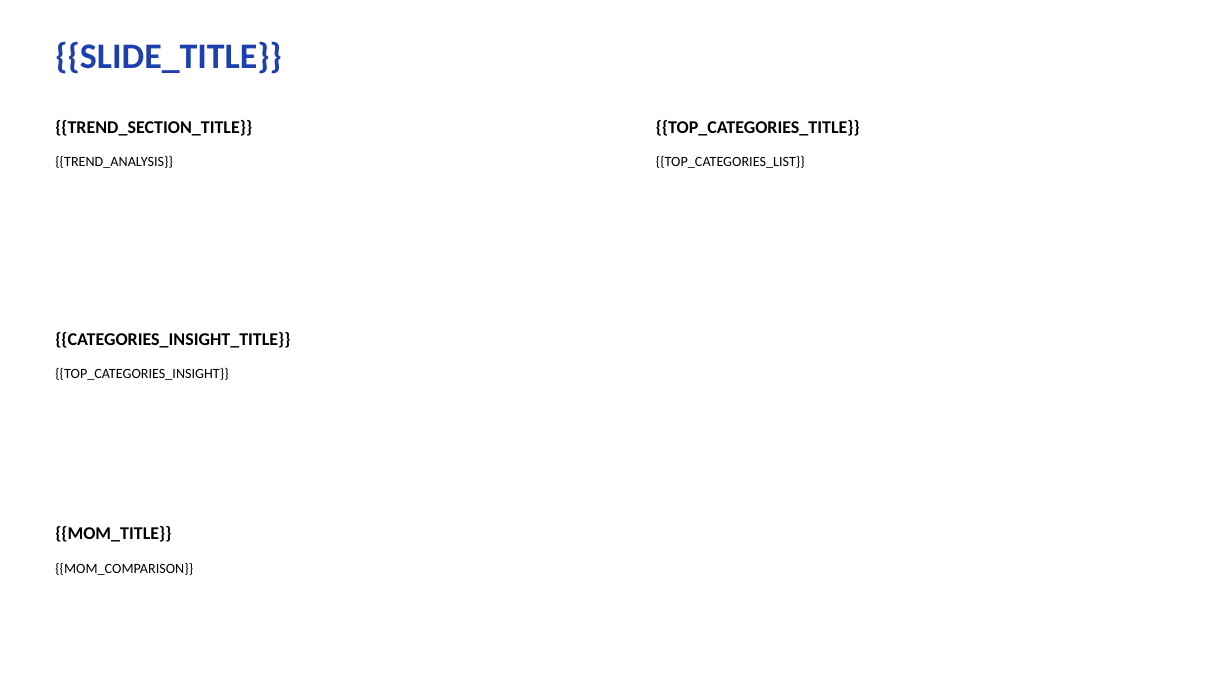
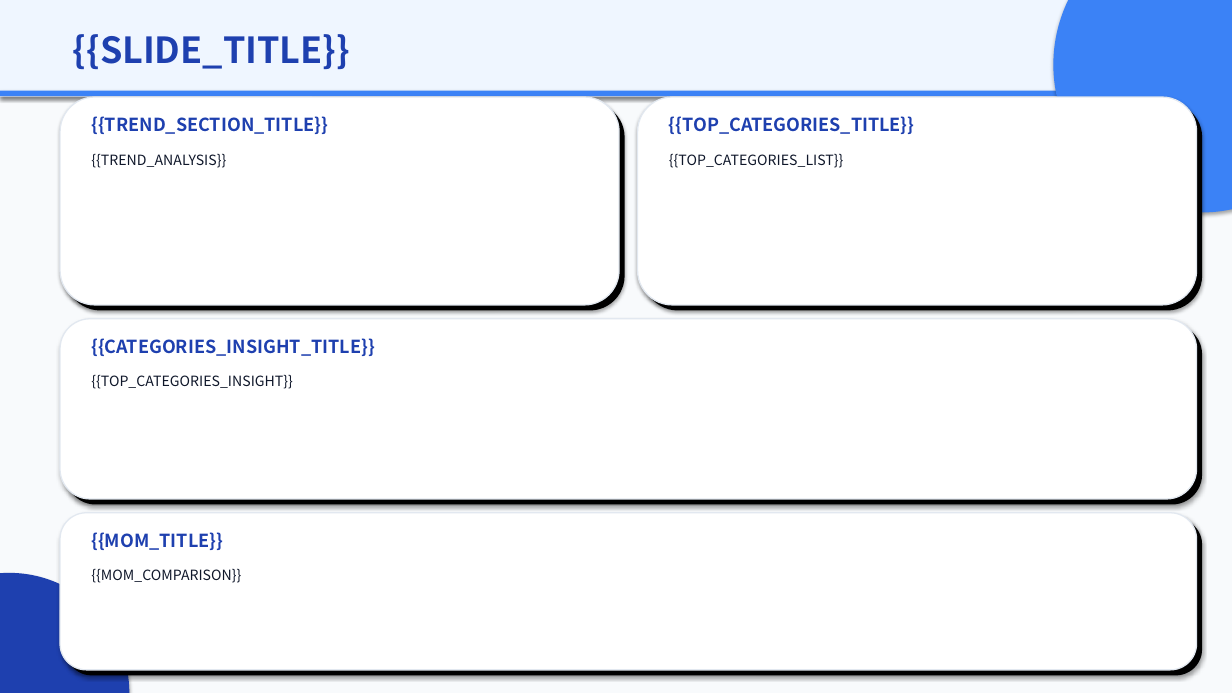
Before and after one commit to Xupai2022/report-generation, a slide deck: slide 3 of mss_ai_ppt_sample_assets/backend/data/templates/mss_executive_v2.pptx. Drawn at 1232x693 pixels with LibreOffice and Linux fonts; fonts in the diff are those of the drawing. Boxes give left, top, right and bottom in pixels: in the first picture for what was removed or moved away, otherwise in the second. Text is boxed around its words. In the diff, an @@ line names an element or a change of style, - is before the commit and + after.

```diff
--- a/mss_ai_ppt_sample_assets/backend/data/templates/mss_executive_v2.pptx
+++ b/mss_ai_ppt_sample_assets/backend/data/templates/mss_executive_v2.pptx
@@ background #FFFFFF to #F8FAFC @@
@@ rectangle added at bbox=[0, 0, 1232, 97], fill #EFF6FF @@
@@ text "{{SLIDE_TITLE}}": place and size @@
-text "{{SLIDE_TITLE}}" at bbox=[55, 41, 282, 74]
+text "{{SLIDE_TITLE}}" at bbox=[73, 34, 350, 69]
@@ text "{{SLIDE_TITLE}}" at bbox=[73, 34, 350, 69]: font Calibri to Noto Sans CJK SC @@
@@ ellipse added at bbox=[1054, 0, 1232, 213], fill #3B82F6 @@
@@ rectangle added at bbox=[0, 91, 1232, 96], fill #3B82F6 @@
@@ rounded rectangle added at bbox=[60, 97, 619, 305], fill #FFFFFF, outline #E2E8F0 1 pt @@
@@ rounded rectangle added at bbox=[66, 103, 625, 311], fill #000000 @@
@@ font Calibri to Noto Sans CJK SC, text colour #000000 to #1E40AF in 4 elements at bbox=[669, 116, 915, 134], bbox=[91, 338, 374, 356], bbox=[91, 532, 223, 550], bbox=[91, 116, 328, 134] @@
@@ text "{{TREND_SECTION_TITLE}}": place and size @@
-text "{{TREND_SECTION_TITLE}}" at bbox=[55, 120, 252, 136]
+text "{{TREND_SECTION_TITLE}}" at bbox=[91, 116, 328, 134]
@@ rounded rectangle added at bbox=[638, 97, 1197, 305], fill #FFFFFF, outline #E2E8F0 1 pt @@
@@ rounded rectangle added at bbox=[643, 103, 1202, 311], fill #000000 @@
@@ text "{{TOP_CATEGORIES_TITLE}}": place and size @@
-text "{{TOP_CATEGORIES_TITLE}}" at bbox=[656, 120, 860, 136]
+text "{{TOP_CATEGORIES_TITLE}}" at bbox=[669, 116, 915, 134]
@@ font Calibri to Noto Sans CJK SC, text colour #000000 to #0F172A in 4 elements at bbox=[91, 568, 241, 583], bbox=[669, 153, 844, 168], bbox=[91, 375, 293, 389], bbox=[91, 153, 226, 168] @@
@@ text "{{TREND_ANALYSIS}}": place and size @@
-text "{{TREND_ANALYSIS}}" at bbox=[55, 156, 173, 168]
+text "{{TREND_ANALYSIS}}" at bbox=[91, 153, 226, 168]
@@ text "{{TOP_CATEGORIES_LIST}}": place and size @@
-text "{{TOP_CATEGORIES_LIST}}" at bbox=[656, 155, 805, 168]
+text "{{TOP_CATEGORIES_LIST}}" at bbox=[669, 153, 844, 168]
@@ rounded rectangle added at bbox=[60, 319, 1197, 499], fill #FFFFFF, outline #E2E8F0 1 pt @@
@@ rounded rectangle added at bbox=[66, 324, 1202, 505], fill #000000 @@
@@ text "{{CATEGORIES_INSIGHT_TITLE}}": place and size @@
-text "{{CATEGORIES_INSIGHT_TITLE}}" at bbox=[55, 332, 290, 348]
+text "{{CATEGORIES_INSIGHT_TITLE}}" at bbox=[91, 338, 374, 356]
@@ text "{{TOP_CATEGORIES_INSIGHT}}": place and size @@
-text "{{TOP_CATEGORIES_INSIGHT}}" at bbox=[55, 367, 228, 380]
+text "{{TOP_CATEGORIES_INSIGHT}}" at bbox=[91, 375, 293, 389]
@@ rounded rectangle added at bbox=[60, 513, 1197, 670], fill #FFFFFF, outline #E2E8F0 1 pt @@
@@ rounded rectangle added at bbox=[66, 518, 1202, 676], fill #000000 @@
@@ text "{{MOM_TITLE}}": place and size @@
-text "{{MOM_TITLE}}" at bbox=[55, 526, 171, 542]
+text "{{MOM_TITLE}}" at bbox=[91, 532, 223, 550]
@@ text "{{MOM_COMPARISON}}": place and size @@
-text "{{MOM_COMPARISON}}" at bbox=[55, 562, 193, 575]
+text "{{MOM_COMPARISON}}" at bbox=[91, 568, 241, 583]
@@ ellipse added at bbox=[0, 573, 129, 693], fill #1E40AF @@
```
Also in this commit, not shown: 7 other slides changed, 5 other files.
